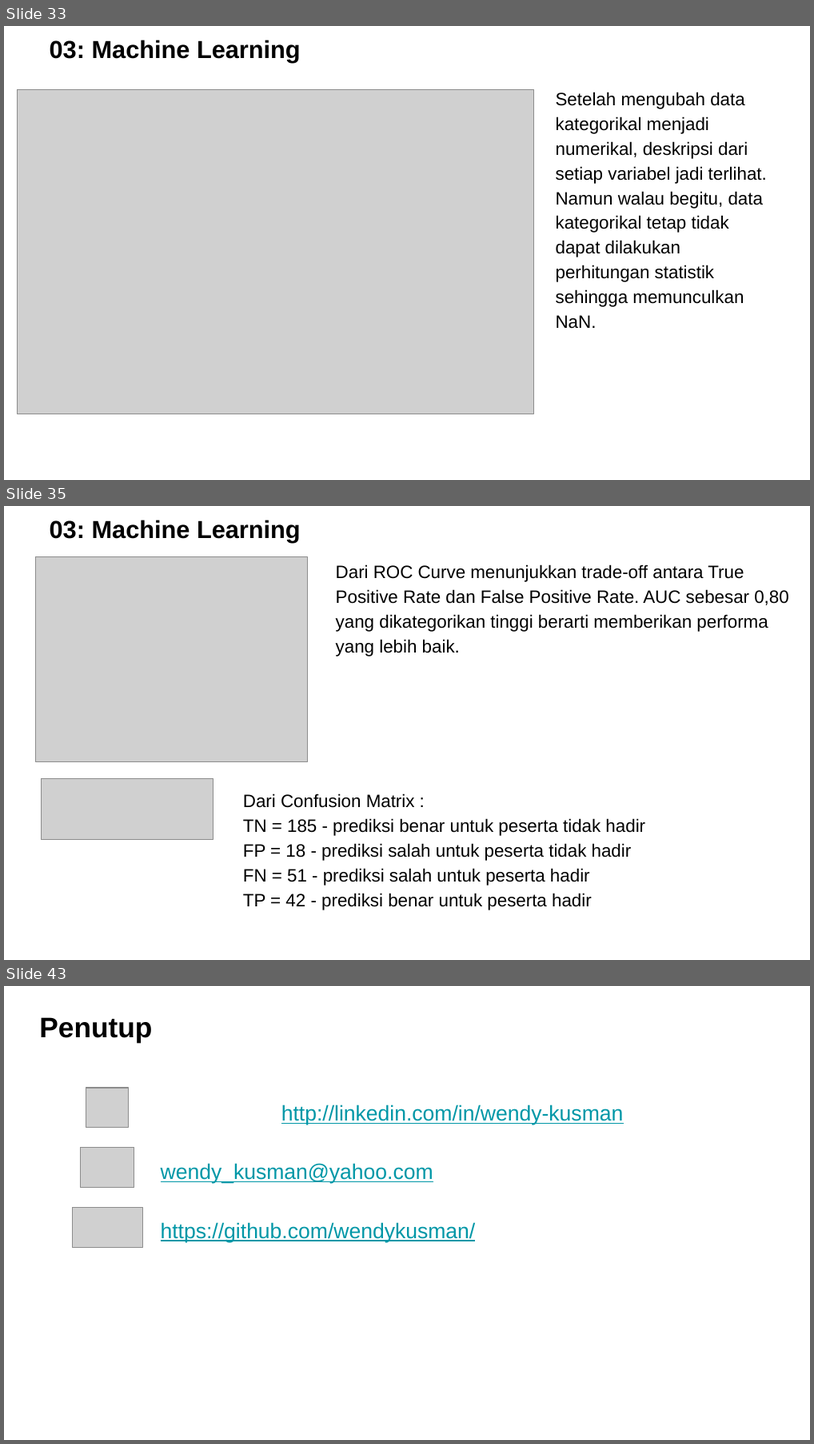
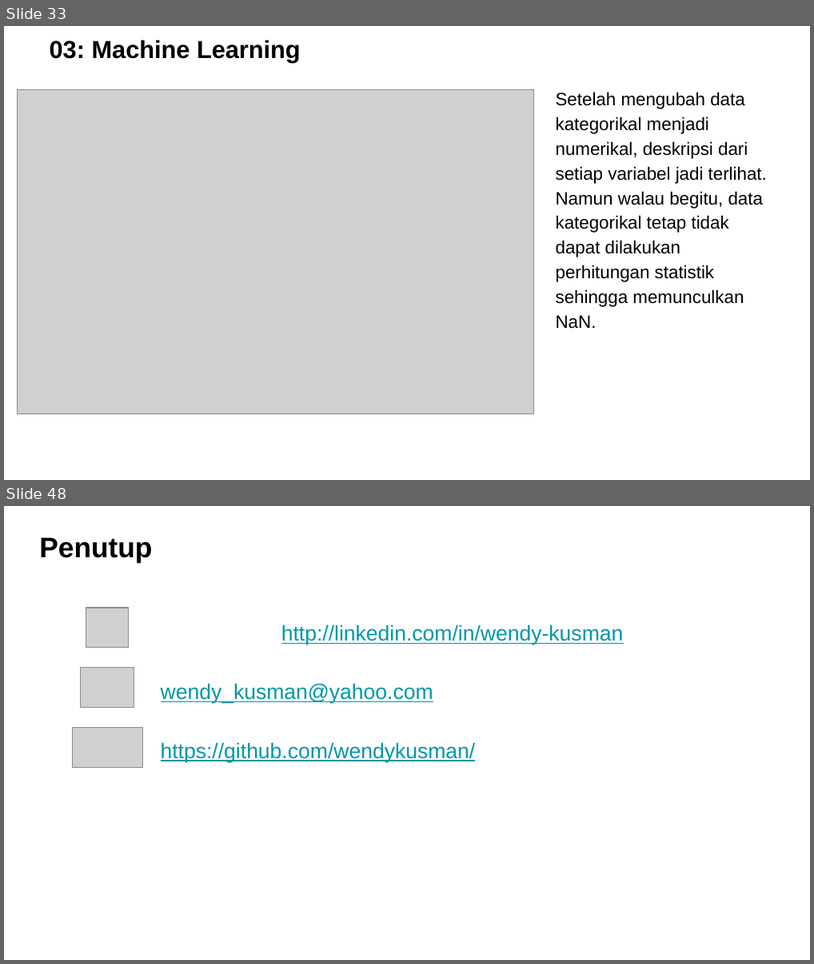
Before and after one commit to wendykusman/ProjectDataScience, a slide deck: DataScienceProject -Wendy Kusman.pptx. Shown one above the other, each under a label of ours: slides 33, 35 and 43 before the commit, slides 33 and 48 after it; the slides between them are not shown. The pictures are 814x1444 and 814x964 pixels, drawn with LibreOffice and Linux fonts; fonts in the diff are those of the drawing; grey boxes stand for pictures; background and template pictures are left out. Boxes give left, top, right and bottom in pixels: in the first picture for what was removed or moved away, otherwise in the second. Text is boxed around its words. In the diff, an @@ line names an element or a change of style, - is before the commit and + after.

```diff
--- a/DataScienceProject -Wendy Kusman.pptx
+++ b/DataScienceProject -Wendy Kusman.pptx
@@ slide 35 removed at [4,506,810,960], background picture (left out) @@
@@ title removed at [50,520,301,543] @@
-03: Machine Learning
@@ picture removed at [35,557,307,763] @@
@@ text removed at [336,564,789,656] @@
-Dari ROC Curve menunjukkan trade-off antara True Positive Rate dan False Positive Rate. AUC sebesar 0,80 yang dikategorikan tinggi berarti memberikan performa yang lebih baik.
@@ picture removed at [41,779,213,840] @@
@@ text removed at [243,793,646,910] @@
-Dari Confusion Matrix :
-TN = 185 - prediksi benar untuk peserta tidak hadir
-FP = 18 - prediksi salah untuk peserta tidak hadir
-FN = 51 - prediksi salah untuk peserta hadir
-TP = 42 - prediksi benar untuk peserta hadir
@@ what was slide 43 is now slide 48 @@
```
Also in this commit, not shown: 9 slides changed, 7 slides added, 1 other slide removed.
